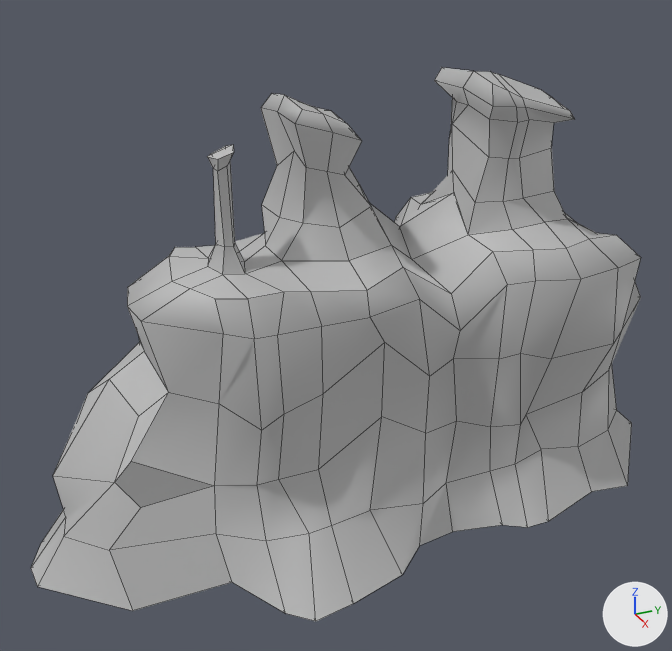
The FBX model Assets/Models/Environment/Rocks/RockFormation.fbx: old version first, new version second.
Rendered twice from a 50 mm lens placed at (1.073, -0.582, 0.804), pointed at (0.01, -0.104, 0.272). Every picture has the same lights, and +X, +Y and +Z are marked at lower right. Mesh edges are drawn as thin lines. Where no turn or scale is listed for an object, it has been applied to the vertices. Vertices at the same position are counted once.
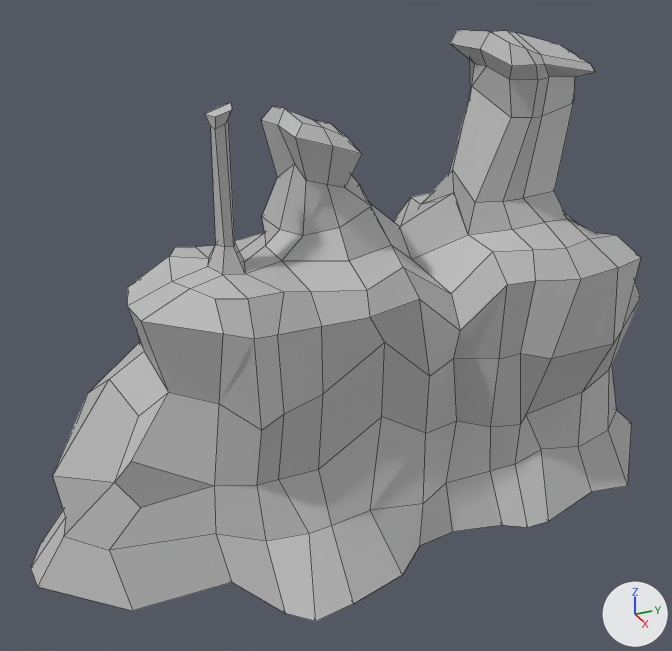
The newer file is also turned or shifted as a whole; pictures and numbers use the older file's frame.

Changed parts and their boxes [x1, y1, x2, y2] in the pictures (672 x 651 px; the box of a moved part takes in the faces that stretch with it):
'pCube1', reshaped (7% taller): before [31, 67, 641, 621]; after [31, 30, 641, 621]
part 1 of me_mesh, moved or reshaped: before [434, 67, 574, 203]; after [449, 30, 595, 203]
part 2 of me_mesh, moved or reshaped: before [261, 93, 371, 261]; after [261, 106, 371, 261]
part 3 of me_mesh, moved or reshaped: before [207, 145, 235, 247]; after [205, 103, 235, 247]

Edits to the bpy script that builds the scene:
```text
Change me_mesh:
    where me_mesh.from_pydata(...)  # 354 vertices, 350 faces; spans x -0.239..0.252, y -0.544..0.434, z 0.0..0.601
    used by ob_pcube1; location = (0.0, 0.0, 0.0)
    me_mesh part 1: all 42 vertices in x -0.094..0.087, y 0.076..0.228, z 0.492..0.601 are turned 5.2 degrees about the x axis through their middle, then moved by (0.0, 0.025, 0.054)
    me_mesh part 2: all 28 vertices in x -0.087..0.066, y -0.181..-0.089, z 0.434..0.59 are moved by (0.0, 0.0, -0.016)
    me_mesh part 3: all 12 vertices in x 0.028..0.062, y -0.282..-0.25, z 0.52..0.545 are moved by (0.0, 0.0, 0.048)
```
